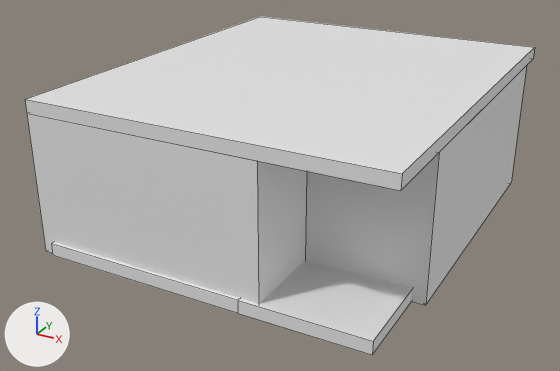
A saved change to the FBX model Assets/Art/Meshes/SM_room_01.fbx.
The view is the same before and after, from a camera (50 mm lens) standing at (8.96, -17.69, 7.73) and looking at (0.37, -2.07, -0.08). Every picture has the same lights, and +X, +Y and +Z are marked at lower left. Mesh edges are drawn as thin lines on the coarser meshes. Where no turn or scale is listed for an object, it has been applied to the vertices.
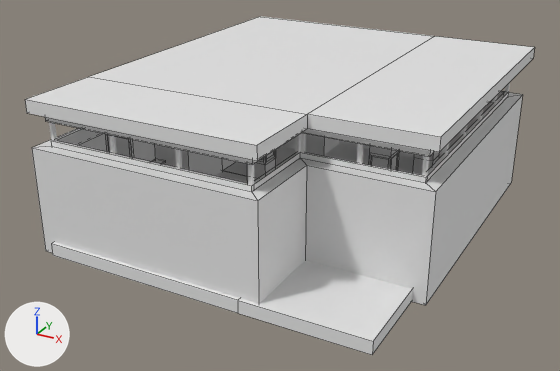
The change in detail:
me_plane_015 has 40 vertices, 38 faces and spans x -1.35..7.01, y -4.35..5.47, z -1.3..2.01.
me_plane_015 is used by ob_plane_010; location (-1.92, -2.2, 0.54).
Verts and faces of me_plane_015; kept vertices keep their numbers, new ones are numbered from 40.
Before the commit, vertices of me_plane_015: 0 (0.0, -0.55, 2.0), 2 (0.0, 1.0, 2.0), 4 (-1.05, -0.55, 2.0), 6 (-1.05, -4.05, 2.0), 8 (3.98, -4.05, 2.0).
Before the commit, vertices of me_plane_015: 10 (3.98, -2.08, 2.0), 12 (6.71, -2.08, 2.0), 14 (6.71, 4.39, 2.0), 15 (6.71, 4.39, -1.3), 16 (3.0, 4.39, 2.01).
Before the commit, vertices of me_plane_015: 17 (3.0, 4.39, -1.29), 18 (3.0, 5.47, 2.01), 19 (3.0, 5.47, -1.29), 20 (-0.3, -0.25, 2.0), 22 (-0.3, 1.0, 2.0).
Before the commit, vertices of me_plane_015: 24 (-1.35, -0.25, 2.0), 26 (-1.35, -4.35, 2.0) at pixel (26, 113), 28 (4.28, -4.35, 2.0) at pixel (257, 160), 30 (4.28, -2.38, 2.0), 32 (7.01, -2.38, 2.0) at pixel (439, 152).
Before the commit, vertices of me_plane_015: 34 (7.01, 4.69, 2.0) at pixel (526, 65), 35 (7.01, 4.69, -1.3) at pixel (511, 182), 36 (3.3, 4.69, 2.01), 37 (3.3, 4.69, -1.29), 38 (3.3, 5.47, 2.01).
Before the commit, vertices of me_plane_015: 39 (3.3, 5.47, -1.29).
Part 1, on me_plane_015:
Vertices deleted: 16 to 19, 36 to 39 (with the faces that use them).
Vertices 0, 2, 4, 6, 8, 10, 12, 14, 20, 22, 24, 26, 28, 30, 32, 34 move by (0.0, 0.0, -0.79).
New vertex 40 is at (3.68, 4.39, -1.29).
New vertex 41 is at (3.68, 4.39, 1.22).
New vertex 42 is at (3.68, 4.69, -1.29).
New vertex 43 is at (3.68, 4.69, 1.22).
New faces: (14, 41, 40, 15), (34, 35, 42, 43), (15, 40, 42, 35), (14, 34, 43, 41), (40, 41, 43, 42).
me_plane_013 is used by ob_ceiling; location (0.91, -1.63, 2.54).
me_plane_013 had 8 vertices, 6 faces and spanned x -4.18..4.18, y -4.91..4.91, z 0.0..0.3.
me_plane_013 now has 16 vertices, 14 faces and spans x -4.18..4.18, y -4.91..4.91, z 0.0..0.3.
Part 2, on me_plane_013:
2 vertices are removed from x 4.18, y -4.91, z 0.0..0.3.
6 faces are deleted.
4 vertices are added at (-4.18, -2.94, 0.3), (4.18, -2.94, 0.3), (-4.18, -2.94, 0.0), (4.18, -2.94, 0.0).
6 new vertices lie (5.63, 0.0, 0.0) away from vertices in x -4.18, y -4.91..4.91, z 0.0..0.3.
14 new faces join them.
Mesh me_plane_020 is new.
It has 36 vertices, 34 faces and spans x -1.1..6.76, y -4.1..4.44, z 1.11..1.33.
Object 'Plane.013' (ob_plane_013) is new; it shows me_plane_020.
Its location is (-1.92, -2.2, 1.22).

Where the change shows, as pixel boxes [x1, y1, x2, y2] in the pictures (560 x 371 px):
'Plane.010', reshaped (12% shorter)
    before: [27, 65, 527, 305]
    after: [32, 93, 523, 305]
'ceiling', reshaped (17% shorter)
    before: [25, 16, 535, 191]
    after: [25, 16, 535, 161]
'Plane.013', added
    after: [45, 117, 434, 165]
'Cube.007', unchanged, uncovered by the edit
    after: [51, 140, 254, 192]
'Floor1', unchanged, uncovered by the edit
    after: [223, 144, 369, 176]
'Cube.015', unchanged, uncovered by the edit
    after: [300, 152, 428, 183]
